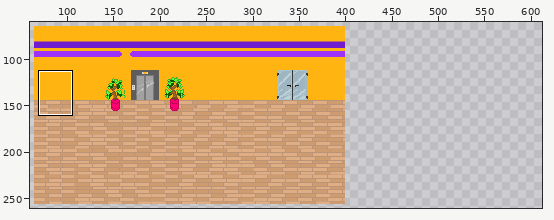
Edited in one commit: sprite sheet (src/pages/corredor/images/mapas/mapaLower.png). Above: a wide view before the commit, with the close-up outlined.
Close-up. First the earlier version:
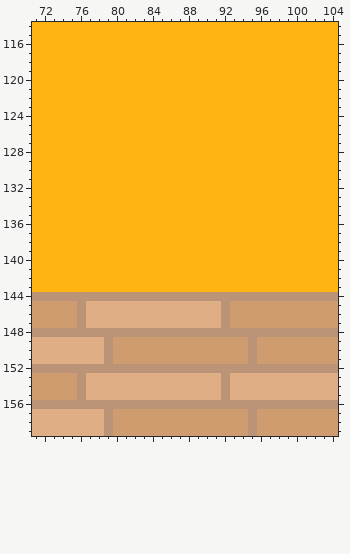
The file is 336x192 pixels. Colours within 5 levels of each other are drawn and written as one. Shown: x 71..104, y 114..159. The old version is drawn lined up with the new one, on the new canvas. The wide view leaves out empty margins. The commit also changed other parts of the picture, which this record leaves out.
The same view after the edit:
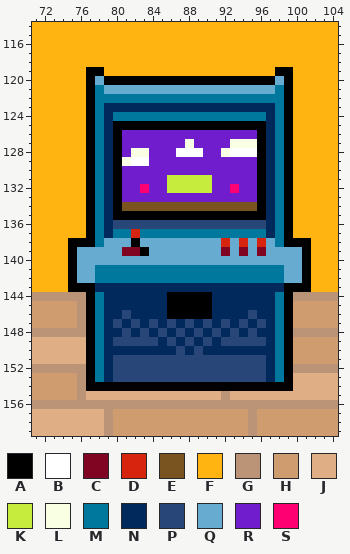
Palette (. is transparent): A #000000  B #ffffff  C #7f0523  D #d6240f  E #7a5420  F #ffb412  G #bb9477  H #ce9c6f  J #e0ae84  K #c6ec3e  L #f9ffe3  M #00779c  N #02295b  P #294679  Q #68abd1  R #701dcd  S #ff0072
Difference:
canvas 336x192 -> 672x320, the old top-left corner now at 64,64
@@ x 71..104 @@
 118 FFFFFFFFFFFFFFFFFFFFFFFFFFFFFFFFFF
-119 FFFFFFFFFFFFFFFFFFFFFFFFFFFFFFFFFF
-120 FFFFFFFFFFFFFFFFFFFFFFFFFFFFFFFFFF
-121 FFFFFFFFFFFFFFFFFFFFFFFFFFFFFFFFFF
-122 FFFFFFFFFFFFFFFFFFFFFFFFFFFFFFFFFF
-123 FFFFFFFFFFFFFFFFFFFFFFFFFFFFFFFFFF
-124 FFFFFFFFFFFFFFFFFFFFFFFFFFFFFFFFFF
-125 FFFFFFFFFFFFFFFFFFFFFFFFFFFFFFFFFF
-126 FFFFFFFFFFFFFFFFFFFFFFFFFFFFFFFFFF
-127 FFFFFFFFFFFFFFFFFFFFFFFFFFFFFFFFFF
-128 FFFFFFFFFFFFFFFFFFFFFFFFFFFFFFFFFF
-129 FFFFFFFFFFFFFFFFFFFFFFFFFFFFFFFFFF
-130 FFFFFFFFFFFFFFFFFFFFFFFFFFFFFFFFFF
-131 FFFFFFFFFFFFFFFFFFFFFFFFFFFFFFFFFF
-132 FFFFFFFFFFFFFFFFFFFFFFFFFFFFFFFFFF
-133 FFFFFFFFFFFFFFFFFFFFFFFFFFFFFFFFFF
-134 FFFFFFFFFFFFFFFFFFFFFFFFFFFFFFFFFF
-135 FFFFFFFFFFFFFFFFFFFFFFFFFFFFFFFFFF
-136 FFFFFFFFFFFFFFFFFFFFFFFFFFFFFFFFFF
-137 FFFFFFFFFFFFFFFFFFFFFFFFFFFFFFFFFF
-138 FFFFFFFFFFFFFFFFFFFFFFFFFFFFFFFFFF
-139 FFFFFFFFFFFFFFFFFFFFFFFFFFFFFFFFFF
-140 FFFFFFFFFFFFFFFFFFFFFFFFFFFFFFFFFF
-141 FFFFFFFFFFFFFFFFFFFFFFFFFFFFFFFFFF
-142 FFFFFFFFFFFFFFFFFFFFFFFFFFFFFFFFFF
-143 FFFFFFFFFFFFFFFFFFFFFFFFFFFFFFFFFF
-144 GGGGGGGGGGGGGGGGGGGGGGGGGGGGGGGGGG
-145 HHHHHGJJJJJJJJJJJJJJJGHHHHHHHHHHHH
-146 HHHHHGJJJJJJJJJJJJJJJGHHHHHHHHHHHH
-147 HHHHHGJJJJJJJJJJJJJJJGHHHHHHHHHHHH
-148 GGGGGGGGGGGGGGGGGGGGGGGGGGGGGGGGGG
-149 JJJJJJJJGHHHHHHHHHHHHHHHGHHHHHHHHH
-150 JJJJJJJJGHHHHHHHHHHHHHHHGHHHHHHHHH
-151 JJJJJJJJGHHHHHHHHHHHHHHHGHHHHHHHHH
-152 GGGGGGGGGGGGGGGGGGGGGGGGGGGGGGGGGG
-153 HHHHHGJJJJJJJJJJJJJJJGJJJJJJJJJJJJ
-154 HHHHHGJJJJJJJJJJJJJJJGJJJJJJJJJJJJ
+119 FFFFFFAAFFFFFFFFFFFFFFFFFFFAAFFFFF
+120 FFFFFFAQAAAAAAAAAAAAAAAAAAAQAFFFFF
+121 FFFFFFAMQQQQQQQQQQQQQQQQQQQMAFFFFF
+122 FFFFFFAMMMMMMMMMMMMMMMMMMMMMAFFFFF
+123 FFFFFFAMNNNNNNNNNNNNNNNNNNNMAFFFFF
+124 FFFFFFAMNMMMMMMMMMMMMMMMMMNMAFFFFF
+125 FFFFFFAMNAAAAAAAAAAAAAAAAANMAFFFFF
+126 FFFFFFAMNARRRRRRRRRRRRRRRANMAFFFFF
+127 FFFFFFAMNARRRRRRRLRRRRLLLANMAFFFFF
+128 FFFFFFAMNARLLRRRBBBRRLBBBANMAFFFFF
+129 FFFFFFAMNALBBRRRRRRRRRRRRANMAFFFFF
+130 FFFFFFAMNARRRRRRRRRRRRRRRANMAFFFFF
+131 FFFFFFAMNARRRRRKKKKKRRRRRANMAFFFFF
+132 FFFFFFAMNARRSRRKKKKKRRSRRANMAFFFFF
+133 FFFFFFAMNARRRRRRRRRRRRRRRANMAFFFFF
+134 FFFFFFAMNAEEEEEEEEEEEEEEEANMAFFFFF
+135 FFFFFFAMNAAAAAAAAAAAAAAAAANMAFFFFF
+136 FFFFFFAMNPPPPPPPPPPPPPPPPPNMAFFFFF
+137 FFFFFFAMNMMDMMMMMMMMMMMMMMNMAFFFFF
+138 FFFFAAAMQQQAQQQQQQQQQDQDQDQMAAAFFF
+139 FFFFAQQQQQCCAQQQQQQQQCQCQCQQQQAFFF
+140 FFFFAQQQQQQQQQQQQQQQQQQQQQQQQQAFFF
+141 FFFFAQQMMMMMMMMMMMMMMMMMMMMMQQAFFF
+142 FFFFAQQMMMMMMMMMMMMMMMMMMMMMQQAFFF
+143 FFFFAAANNNNNNNNNNNNNNNNNNNNNAAAFFF
+144 GGGGGGAMNNNNNNNAAAAANNNNNNNMAGGGGG
+145 HHHHHGAMNNNNNNNAAAAANNNNNNNMAHHHHH
+146 HHHHHGAMNNPNNNNAAAAANNNNPNNMAHHHHH
+147 HHHHHGAMNPNPNPNPNPNPNPNPNPNMAHHHHH
+148 GGGGGGAMNNPNPNPNPNPNPNPNPNNMAGGGGG
+149 JJJJJJAMNPPPPPNPNPNPNPPPPPNMAHHHHH
+150 JJJJJJAMNNNNNNNNPNPNNNNNNNNMAHHHHH
+151 JJJJJJAMNPPPPPPPPPPPPPPPPPNMAHHHHH
+152 GGGGGGAMNPPPPPPPPPPPPPPPPPNMAGGGGG
+153 HHHHHGAMNPPPPPPPPPPPPPPPPPNMAJJJJJ
+154 HHHHHGAAAAAAAAAAAAAAAAAAAAAAAJJJJJ
 155 HHHHHGJJJJJJJJJJJJJJJGJJJJJJJJJJJJ
Pixel boxes of the changes (left, top, right, bottom) in both close-ups:
changed: (68, 67, 311, 391)
